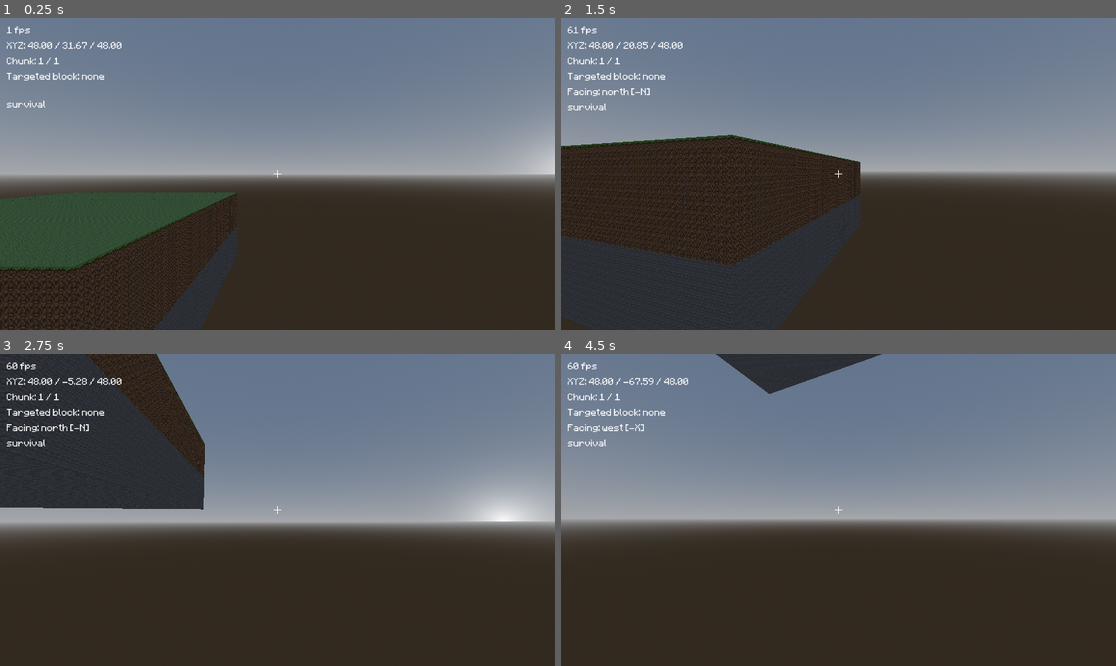
Above: before the commit, frames 1-4 (two rows, left to right).
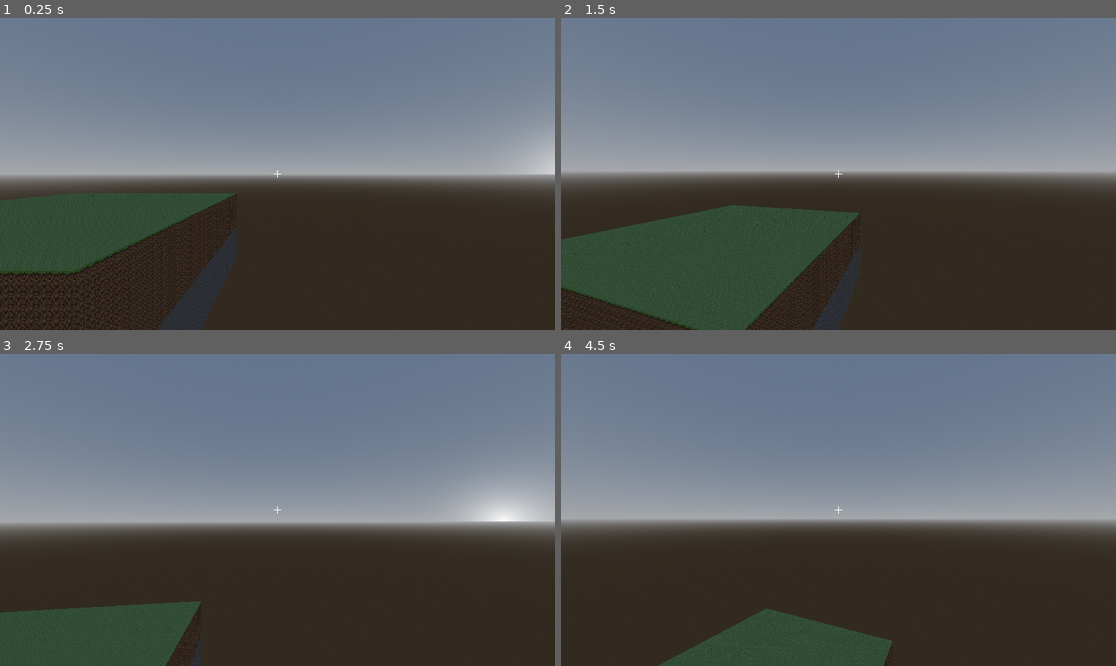
Above: after the commit, the same moments.

Repository: javier-adrian/voxel-gds
Game: Godot game, scene res://level.tscn
Same seed, same stepped clock (60 frames per second), same inputs: the game is played once before the commit and once after it.
Inputs (mouse positions are in pixels of both pictures, inside the frame that each line leads up to):
- Up to frame 1 (0.25 s): no input
- Up to frame 2 (1.5 s): move the mouse to (866, 174) at 0.52 s; hold Space (Up) from 0.53 s (still down); click (866, 174) at 0.6 s; move the mouse to (810, 174) at 1.27 s; right-click (810, 174) at 1.35 s
- Up to frame 3 (2.75 s): keep holding Space (Up); move the mouse to (288, 503) at 2.02 s; hold Shift (Sprint) from 2.03 s (still down)
- Up to frame 4 (4.5 s): keep holding Space (Up); move the mouse to (832, 516) at 2.77 s; release Shift (Sprint) at 2.78 s; click (832, 516) at 2.85 s; move the mouse to (877, 513) at 3.52 s; right-click (877, 513) at 3.6 s; move the mouse to (794, 506) at 4.27 s; tap Shift (Sprint) at 4.35 s

The runs differ from the first frame. In frame 1, 3.8% of the frame differs, in the area x 0-43%, y 2-100%; in frame 2, 22%; in frame 3, 23%, in the area x 0-37%, y 0-100%; in frame 4, 7.4%.
Error after the commit: Invalid assignment of property or key 'text' with value of type 'String' on a base object of type 'Nil'. (res://player.gd:119)

Commit message:
change label variable names to clearer names

Diff:
--- a/player.gd
+++ b/player.gd
@@ -9,13 +9,13 @@
 @export var cam: Camera3D
 @export var RayCast: RayCast3D
 @export var highlighter: MeshInstance3D
-@export var coords: Label
-@export var fps: Label
-@export var gamemode: Label
-@export var targeted: Label
-@export var facing: Label
-@export var chunk: Label
-@export var survival: bool
+@export var coords_label: Label
+@export var fps_label: Label
+@export var gamemode_label: Label
+@export var targeted_label: Label
+@export var facing_label: Label
+@export var chunk_label: Label
+@export var is_survival: bool
 
 var lookAngles = Vector2.ZERO
 
@@ -40,9 +40,9 @@
 
 
 func _physics_process(delta):
-	if !is_on_floor() && survival:
+	if !is_on_floor() && is_survival:
 		velocity.y -= gravity * delta
-	if Input.is_action_just_pressed("Up") && is_on_floor() && survival:
+	if Input.is_action_just_pressed("Up") && is_on_floor() && is_survival:
 		velocity.y = jump
 
 	var horizontal = Input.get_vector("Left", "Right", "Backward", "Forward").normalized()
@@ -52,7 +52,7 @@
 	direction += horizontal.x * head.global_basis.x
 	direction += horizontal.y * -head.global_basis.z
 
-	if !survival:
+	if !is_survival:
 		var vertical = Input.get_axis("Up", "Down") * -1
 		velocity.y = vertical * gravity
 
@@ -72,11 +72,11 @@
 
 func _input(event):
 	if Input.is_physical_key_pressed(KEY_F4):
-		survival = false if survival else true
+		is_survival = false if is_survival else true
 	if Input.is_physical_key_pressed(KEY_F1):
-		coords.visible = false if coords.visible else true
-		fps.visible = false if fps.visible else true
-		gamemode.visible = false if gamemode.visible else true
+		coords_label.visible = false if coords_label.visible else true
+		fps_label.visible = false if fps_label.visible else true
+		gamemode_label.visible = false if gamemode_label.visible else true
 	if event is InputEventMouseMotion:
 		var mouseMotion = event as InputEventMouseMotion
 		lookAngles.x = mouseMotion.relative.y * sensitivity
@@ -92,7 +92,7 @@
 	for i in len(directions):
 		distances[i] = directions[i].distance_to(looking_at)
 
-	facing.text = "Facing: %s" % str(directions_string[distances.find(distances.min())])
+	facing_label.text = "Facing: %s" % str(directions_string[distances.find(distances.min())])
 
 func _process(delta):
 	highlighter.visible = RayCast.is_colliding()
@@ -106,7 +106,7 @@
 		var intBlockPosition = Vector3i(floori(blockPosition.x), floori(blockPosition.y), floori(blockPosition.z))
 
 		targetedBlock = chunk.getBlock(Vector3i(intBlockPosition - Vector3i(chunk.global_position)))
-		targeted.text = "Targeted block: " + targetedBlock + " (" +str(intBlockPosition.x) + " / " + str(intBlockPosition.y) + " / " + str(intBlockPosition.z) + ")"
+		targeted_label.text = "Targeted block: " + targetedBlock + " (" +str(intBlockPosition.x) + " / " + str(intBlockPosition.y) + " / " + str(intBlockPosition.z) + ")"
 
 		highlighter.global_position = Vector3(intBlockPosition) + Vector3(0.5, 0.5, 0.5)
 
@@ -116,9 +116,9 @@
 			chunkManager.setBlock(Vector3i(intBlockPosition + Vector3i(RayCast.get_collision_normal())), blockManager.stone)
 	else:
 		highlighter.visible = false
-		targeted.text = "Targeted block: none"
+		targeted_label.text = "Targeted block: none"
 
-	coords.text = (
+	coords_label.text = (
 		"XYZ: "
 		+ ("%.2f" % global_position.x)
 		+ " / "
@@ -126,7 +126,7 @@
 		+ " / "
 		+ ("%.2f" % global_position.z)
 	)
-	fps.text = str(Engine.get_frames_per_second()) + " fps"
-	gamemode.text = "survival" if survival else "creative"
+	fps_label.text = str(Engine.get_frames_per_second()) + " fps_label"
+	gamemode_label.text = "is_survival" if is_survival else "creative"
 
-	chunk.text = "Chunk: " + str(floori(global_position.x / 32)) + " / " + str(floori(global_position.z / 32))
+	chunk_label.text = "Chunk: " + str(floori(global_position.x / 32)) + " / " + str(floori(global_position.z / 32))
